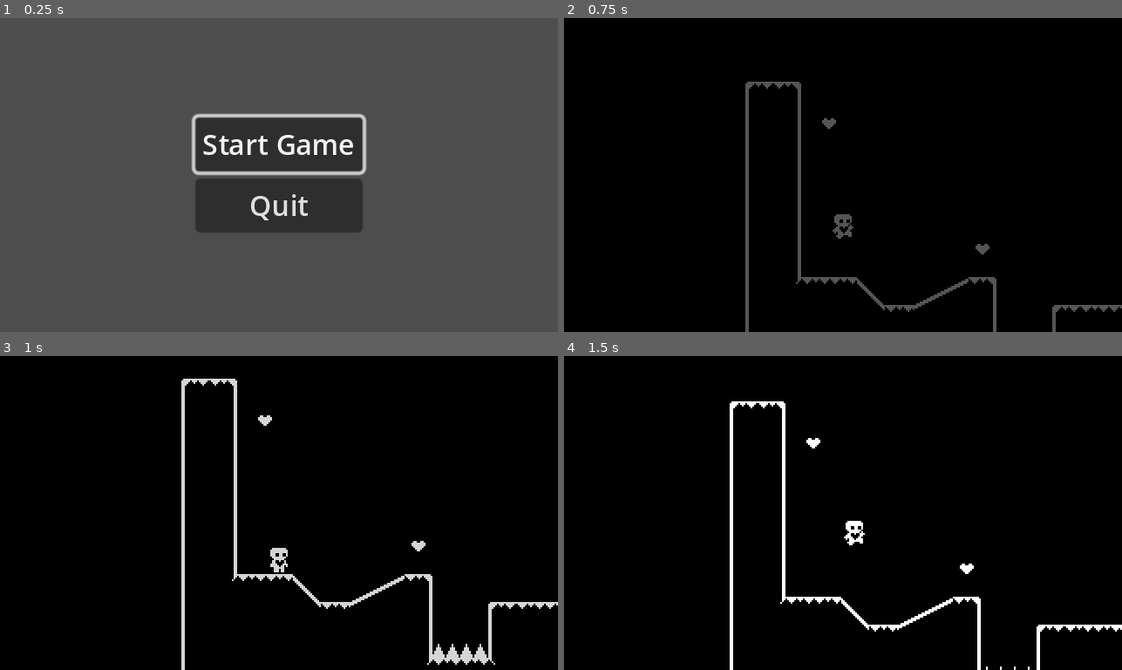
Above: before the commit, frames 1-4 (two rows, left to right).
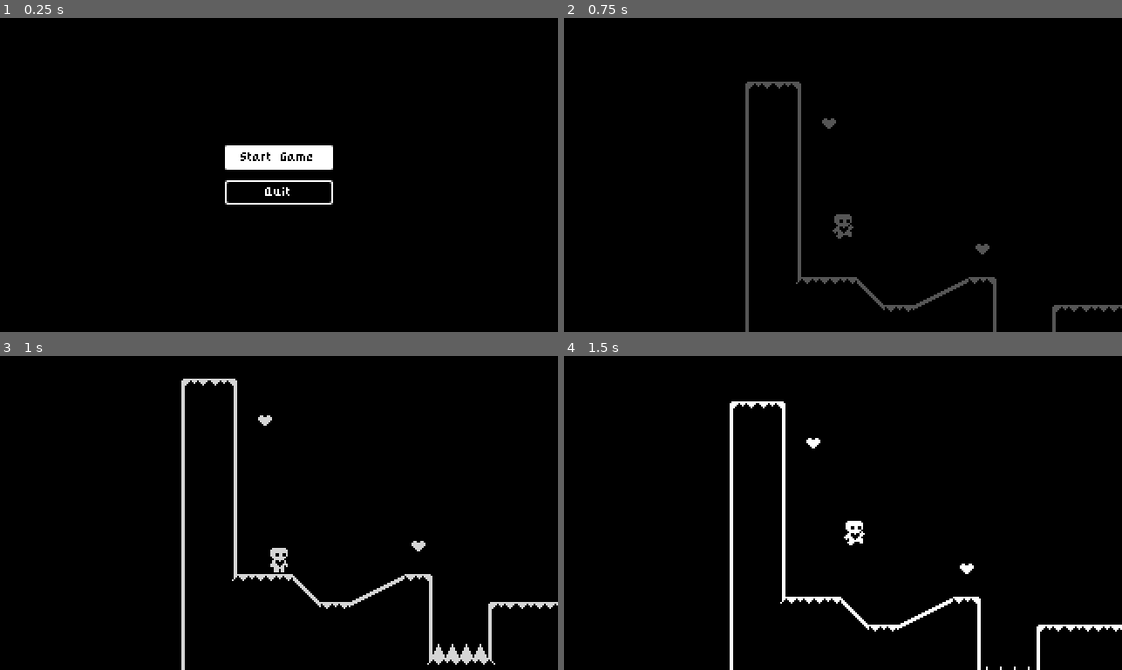
Above: after the commit, the same moments.

Repository: JamesIry/heart-platformer-godot4
Game: Godot game, scene res://start_menu.tscn
Two runs of this game, one before a commit and one after it. Both use one fixed random seed, a clock stepped at 60 frames per second and the inputs below.
Inputs:
- Up to frame 1 (0.25 s): no input
- Up to frame 2 (0.75 s): click "Start Game" at 0.5 s
- Up to frame 3 (1 s): no input
- Up to frame 4 (1.5 s): hold D (move_right) from 1.28 s (still down); tap Up (jump) at 1.35 s

The runs differ from the first frame. In frame 1, 100% of the frame differs, in the area x 0-100%, y 0-100%; in frame 2, nothing differs; in frame 3, nothing differs; in frame 4, nothing differs.

Commit message:
Video 11:   UI Theming

Diff:
--- /dev/null
+++ b/black_9slice.tres
@@ -0,0 +1,10 @@
+[gd_resource type="StyleBoxTexture" load_steps=2 format=3 uid="uid://kk6wuqnv3jau"]
+
+[ext_resource type="Texture2D" uid="uid://qum8ejiwntr6" path="res://black_9slice.png" id="1_u46nb"]
+
+[resource]
+texture = ExtResource("1_u46nb")
+texture_margin_left = 3.0
+texture_margin_top = 3.0
+texture_margin_right = 3.0
+texture_margin_bottom = 3.0
--- /dev/null
+++ b/default_theme.tres
@@ -0,0 +1,16 @@
+[gd_resource type="Theme" load_steps=3 format=3 uid="uid://62861xd386r7"]
+
+[ext_resource type="StyleBox" uid="uid://kk6wuqnv3jau" path="res://black_9slice.tres" id="1_kptul"]
+[ext_resource type="StyleBox" uid="uid://qta64it8wptb" path="res://white_9slice.tres" id="2_as2d7"]
+
+[resource]
+Button/colors/font_color = Color(1, 1, 1, 1)
+Button/colors/font_focus_color = Color(0, 0, 0, 1)
+Button/colors/font_hover_color = Color(0, 0, 0, 1)
+Button/colors/font_pressed_color = Color(1, 1, 1, 1)
+Button/font_sizes/font_size = 6
+Button/styles/focus = ExtResource("2_as2d7")
+Button/styles/hover = ExtResource("2_as2d7")
+Button/styles/normal = ExtResource("1_kptul")
+Button/styles/pressed = ExtResource("1_kptul")
+Label/font_sizes/font_size = 6
--- a/level_transition.gd
+++ b/level_transition.gd
@@ -3,11 +3,11 @@
 @onready var animation_player = $AnimationPlayer
 
 func fade_from_black():
-	play("fade_from_black")
+	play_and_await("fade_from_black")
 
 func fade_to_black():
-	play("fade_to_black")
+	play_and_await("fade_to_black")
 
-func play(animation: String):
+func play_and_await(animation: String):
 	animation_player.play(animation)
 	await animation_player.animation_finished
--- a/level_transition.tscn
+++ b/level_transition.tscn
@@ -62,6 +62,7 @@
 script = ExtResource("1_plyr0")
 
 [node name="AnimationPlayer" type="AnimationPlayer" parent="."]
+autoplay = "RESET"
 libraries = {
 "": SubResource("AnimationLibrary_4tsey")
 }
--- a/project.godot
+++ b/project.godot
@@ -31,6 +31,12 @@
 [filesystem]
 
 import/blender/enabled=false
+
+[gui]
+
+theme/custom="res://default_theme.tres"
+theme/custom_font="res://pixel_font.ttf"
+theme/default_font_subpixel_positioning=0
 
 [input]
 
--- a/start_menu.gd
+++ b/start_menu.gd
@@ -5,6 +5,7 @@
 @onready var quit_game_button = %QuitGameButton
 
 func _ready():
+	RenderingServer.set_default_clear_color(Color.BLACK)
 	start_game_button.grab_focus()
 
 func _on_start_game_button_pressed():
--- a/start_menu.tscn
+++ b/start_menu.tscn
@@ -18,11 +18,13 @@
 
 [node name="StartGameButton" type="Button" parent="CenterConainer/VBoxContainer"]
 unique_name_in_owner = true
+custom_minimum_size = Vector2(64, 16)
 layout_mode = 2
 text = "Start Game"
 
 [node name="QuitGameButton" type="Button" parent="CenterConainer/VBoxContainer"]
 unique_name_in_owner = true
+custom_minimum_size = Vector2(64, 16)
 layout_mode = 2
 text = "Quit"
 
--- /dev/null
+++ b/white_9slice.tres
@@ -0,0 +1,10 @@
+[gd_resource type="StyleBoxTexture" load_steps=2 format=3 uid="uid://qta64it8wptb"]
+
+[ext_resource type="Texture2D" uid="uid://bmfgjhf4na3dp" path="res://white_9slice.png" id="1_mui0a"]
+
+[resource]
+texture = ExtResource("1_mui0a")
+texture_margin_left = 2.0
+texture_margin_top = 2.0
+texture_margin_right = 2.0
+texture_margin_bottom = 2.0
--- a/world.gd
+++ b/world.gd
@@ -5,15 +5,15 @@
 @onready var level_completed = $CanvasLayer/LevelCompleted
 
 func _ready():
-	RenderingServer.set_default_clear_color(Color.BLACK)
 	Events.level_completed.connect(show_level_completed)
 
 
 func show_level_completed():
 	level_completed.show()
+	await get_tree().create_timer(1.0).timeout
 	get_tree().paused = true
 	if not next_level is PackedScene: return
 	await LevelTransition.fade_to_black()
+	get_tree().paused = false
 	get_tree().change_scene_to_packed(next_level)
 	LevelTransition.fade_from_black()
-	get_tree().paused = false
Binary file added: black_9slice.png
Not shown, added: black_9slice.png.import
Binary file added: pixel_font.ttf
Not shown, added: pixel_font.ttf.import
Binary file added: white_9slice.png
Not shown, added: white_9slice.png.import
